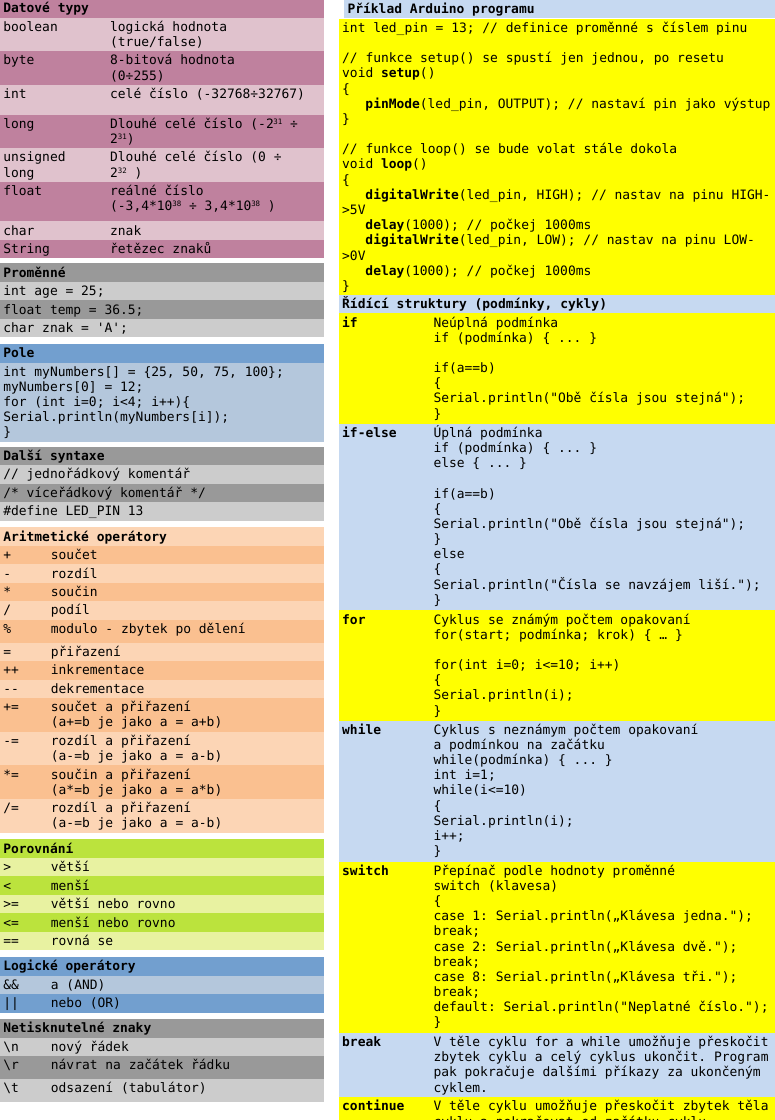
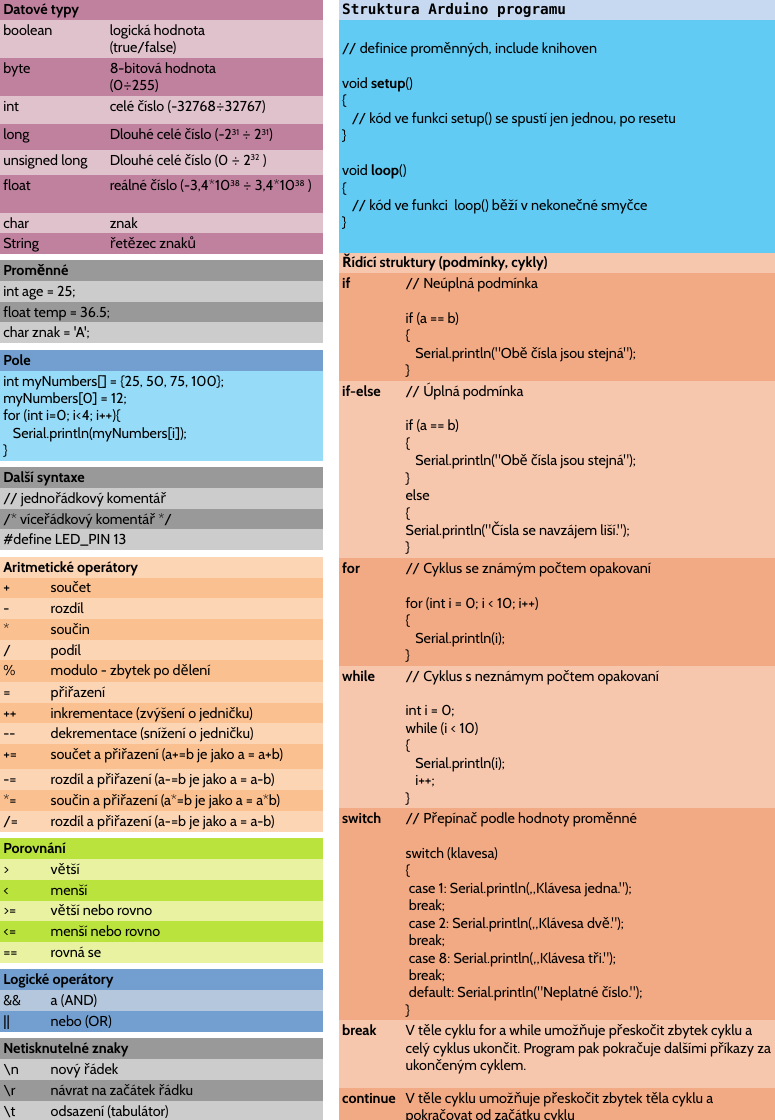
Before and after one commit to TomasChovanec/PRA, a slide deck: slide 2 of files/Arduino_tahak.pptx. Drawn at 775x1120 pixels with LibreOffice and Linux fonts; fonts in the diff are those of the drawing. Boxes give left, top, right and bottom in pixels: in the first picture for what was removed or moved away, otherwise in the second. Text is boxed around its words. In the diff, an @@ line names an element or a change of style, - is before the commit and + after.

```diff
--- a/files/Arduino_tahak.pptx
+++ b/files/Arduino_tahak.pptx
@@ table at box(0, 0, 322, 1120) @@
-row 31, column 2: inkrementace
+row 31, column 2: inkrementace (zvýšení o jedničku)
-row 32, column 2: dekrementace
+row 32, column 2: dekrementace (snížení o jedničku)
@@ fill #B4C7DC to #96DCF8 in row 17, column 1 @@
@@ size 9 to 10 pt, font DejaVu Sans Mono to Cabin @@
@@ table at box(339, 19, 774, 1120) @@
-row 1, column 1: int led_pin = 13; // definice proměnné s číslem pinu / // funkce setup() se spustí jen jednou, po resetu / void setup() / { / pinMode(led_pin, OUTPUT); // nastaví pin jako výstup / } / // funkce loop() se bude volat stále dokola / void loop() / { / digitalWrite(led_pin, HIGH); // nastav na pinu HIGH->5V / delay(1000); // počkej 1000ms / digitalWrite(led_pin, LOW); // nastav na pinu LOW->0V / delay(1000); // počkej 1000ms / }
+row 1, column 1: // definice proměnných, include knihoven / void setup() / { / // kód ve funkci setup() se spustí jen jednou, po resetu / } / void loop() / { / // kód ve funkci loop() běží v nekonečné smyčce / }
@@ row 3, column 2: "Neúplná podmínka if (podmínka) { ... } if(a==b) { Serial.println("Obě čísla jsou stejná"); }" to "// Neúplná podmínka / if (a == b) { Serial.println("Obě čísla jsou stejná"); }" @@
@@ row 4, column 2: "Úplná podmínka if (podmínka) { ... } else { ... } if(a==b) { Serial.println("Obě čísla jsou stejná"); } else { Serial.println("Čísla se navzájem liší."); }" to "// Úplná podmínka / if (a == b) { Serial.println("Obě čísla jsou stejná"); } else { Serial.println("Čísla se navzájem liší."); }" @@
-row 5, column 2: Cyklus se známým počtem opakovaní for(start; podmínka; krok) { … } for(int i=0; i<=10; i++) { Serial.println(i); }
+row 5, column 2: // Cyklus se známým počtem opakovaní / for (int i = 0; i < 10; i++) { Serial.println(i); }
-row 6, column 2: Cyklus s neznámym počtem opakovaní a podmínkou na začátku while(podmínka) { ... } int i=1; while(i<=10) { Serial.println(i); i++; }
+row 6, column 2: // Cyklus s neznámym počtem opakovaní / int i = 0; while (i < 10) { Serial.println(i); i++; }
@@ row 7, column 2: "Přepínač podle hodnoty proměnné switch (klavesa) { case 1: Serial.println(„Klávesa jedna."); break; case 2: Serial.println(„Klávesa dvě."); break; case 8: Serial.println(„Klávesa tři."); break; default: Serial.println("Neplatné číslo."); }" to "// Přepínač podle hodnoty proměnné / switch (klavesa) { case 1: Serial.println(„Klávesa jedna."); break; case 2: Serial.println(„Klávesa dvě."); break; case 8: Serial.println(„Klávesa tři."); break; default: Serial.println("Neplatné číslo."); }" @@
@@ fill #FFFF00 to #61CBF4 in row 1, column 1 @@
@@ fill #C6D9F1 to #F6C6AD in 7 cells @@
@@ fill #FFFF00 to #F2AA84 in 8 cells @@
@@ size 9 to 10 pt, font DejaVu Sans Mono to Cabin in "Řídící struktury (podmínky, cykly)", "if", "if-else", "for" and 6 more places @@
@@ table at box(339, 0, 775, 21) @@
-row 1, column 1: Příklad Arduino programu
+row 1, column 1: Struktura Arduino programu
@@ table: place and size @@
-table at box(344, 0, 775, 20)
+table at box(339, 0, 775, 21)
```
Also in this commit, not shown: 1 other slide changed, 1 other file.
